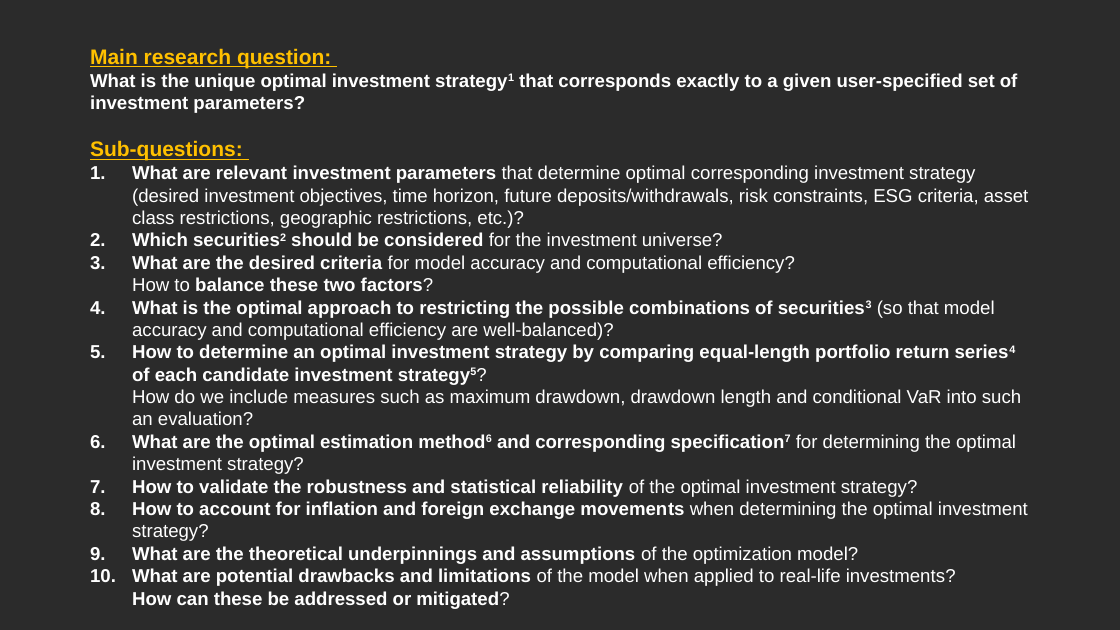
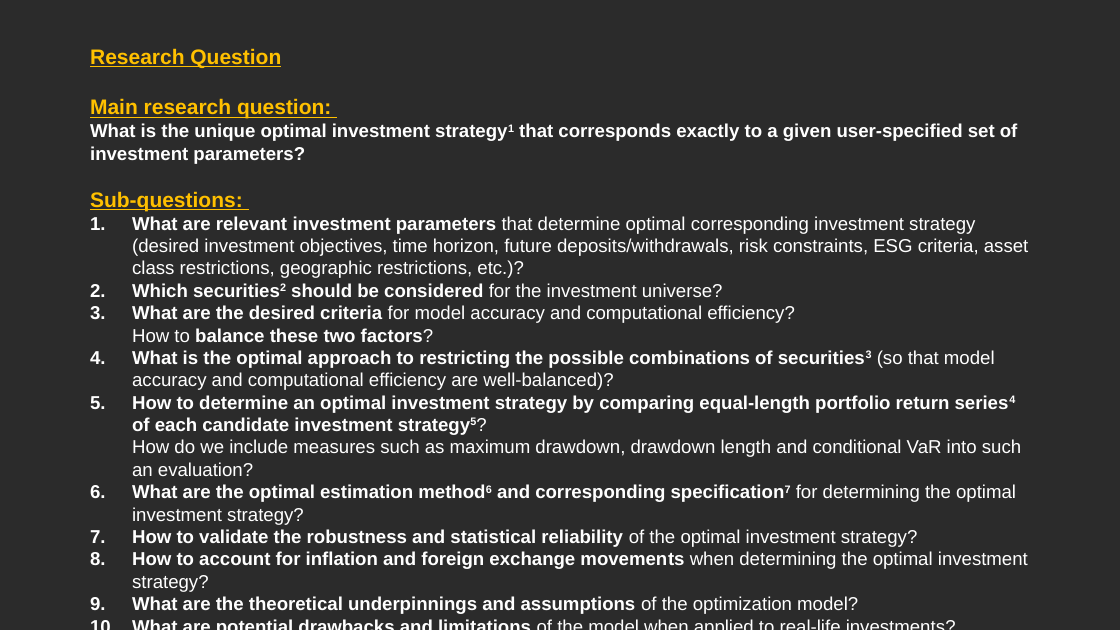
Before and after one commit to MarcoH97/Big-Data-project, a slide deck: slide 6 of 2023_05_24 - BDA - Big Data Big Dreams v0.pptx (slide 9 before the commit). Drawn at 1120x630 pixels with LibreOffice and Linux fonts; fonts in the diff are those of the drawing; background and template pictures are left out; a plain dark background stands for a picture behind light text. Boxes give left, top, right and bottom in pixels: in the first picture for what was removed or moved away, otherwise in the second. Text is boxed around its words. In the diff, an @@ line names an element or a change of style, - is before the commit and + after.

```diff
--- a/2023_05_24 - BDA - Big Data Big Dreams v0.pptx
+++ b/2023_05_24 - BDA - Big Data Big Dreams v0.pptx
@@ text at <box>90,48,281,68</box>: paragraph added @@
+Research Question
```
Also in this commit, not shown: 1 other slide changed, 11 slides added, 6 slides removed, 1 other file.
